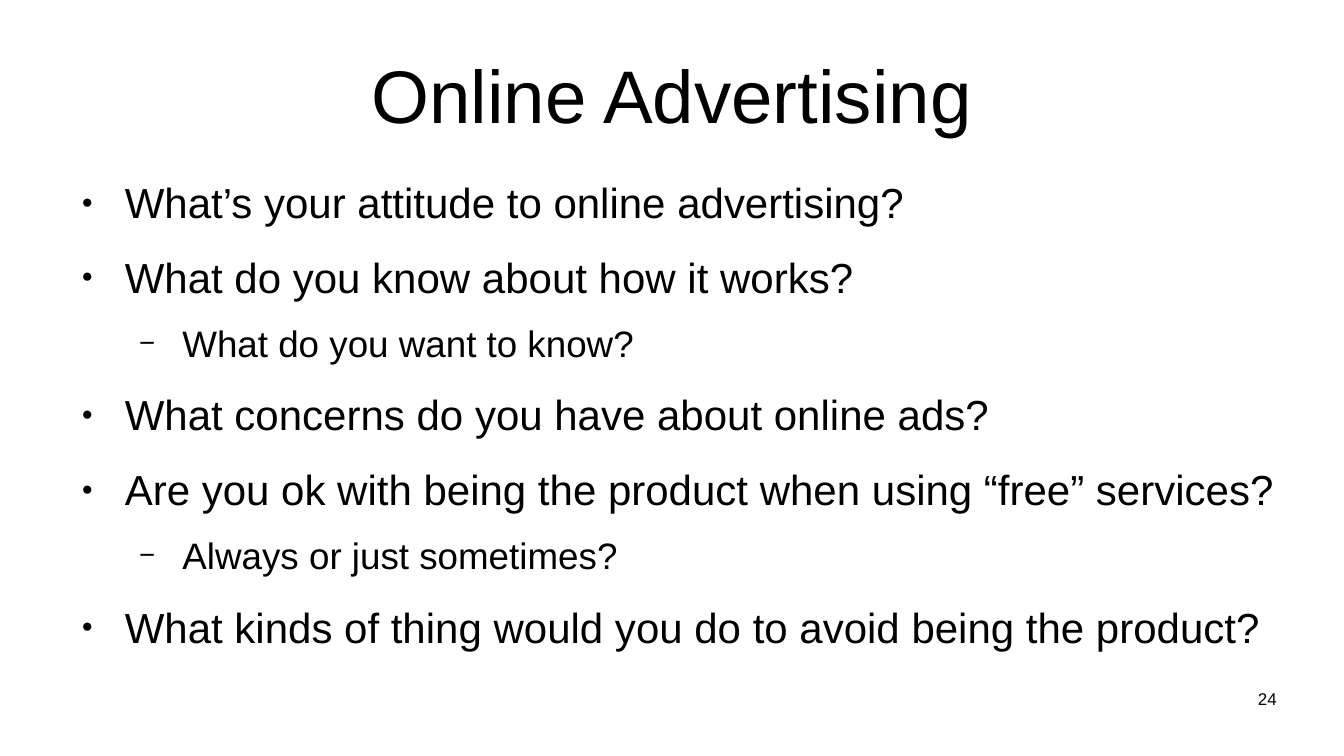
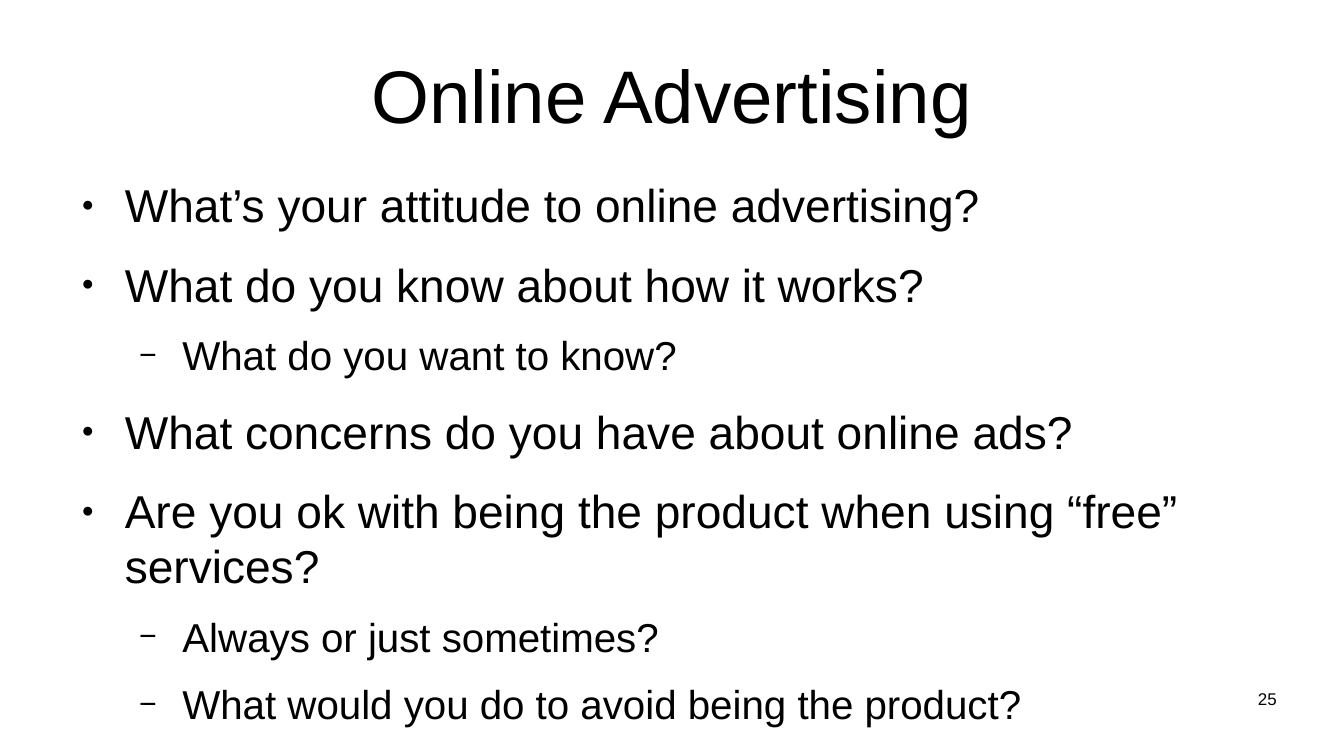
Before and after one commit to sftcd/witidtm, a slide deck: slide 25 of lectures/2021-2022/600-ads.odp (slide 24 before the commit). Drawn at 1344x756 pixels with LibreOffice and Linux fonts; fonts in the diff are those of the drawing. Boxes give left, top, right and bottom in pixels: in the first picture for what was removed or moved away, otherwise in the second. Text is boxed around its words. In the diff, an @@ line names an element or a change of style, - is before the commit and + after.

```diff
--- a/lectures/2021-2022/600-ads.odp
+++ b/lectures/2021-2022/600-ads.odp
@@ text at (125, 188, 1177, 660): size 24.8 to 27.2 pt in "What’s your attitude to online advertising?", "What do you know about how it ...", "What concerns do you have about online ...", "Are you ok with being the product ..."; size 21.7 to 23.8 pt in "What do you want to know?", "Always or just sometimes?" @@
@@ text at (182, 689, 1022, 727): text changed; size 24.8 to 23.8 pt @@
-● What kinds of thing would you do to avoid being the product?
+  − What would you do to avoid being the product?
@@ page number at (1258, 693, 1277, 705): text changed @@
-24
+25
```
Also in this commit, not shown: 9 other slides changed, 1 slide added, 1 other file.
